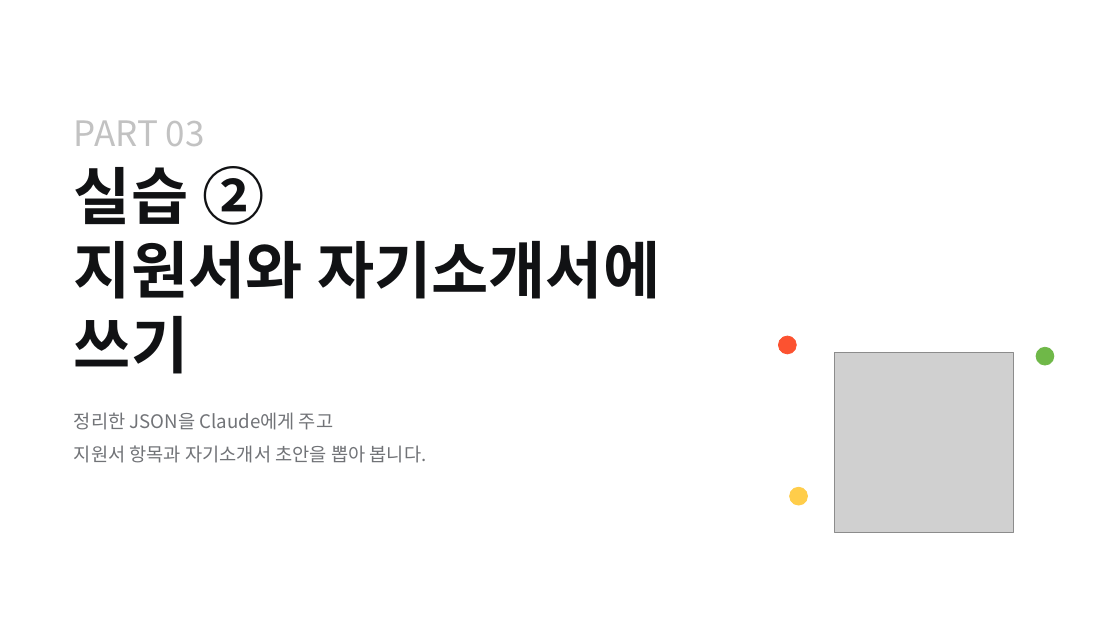
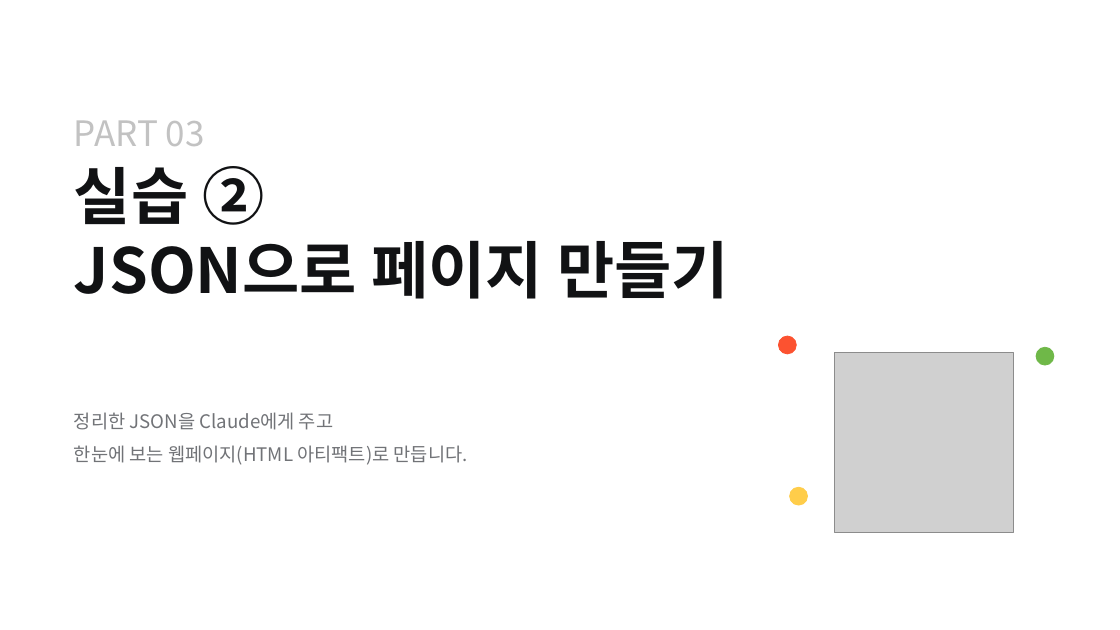
Before and after one commit to pa3757/KPX_knewdeal, a slide deck: slide 16 of instructor/특별실습_Claude_이력JSON.pptx. Drawn at 1120x630 pixels with LibreOffice and Linux fonts; fonts in the diff are those of the drawing; grey boxes stand for pictures; background and template pictures are left out. Boxes give left, top, right and bottom in pixels: in the first picture for what was removed or moved away, otherwise in the second. Text is boxed around its words. In the diff, an @@ line names an element or a change of style, - is before the commit and + after.

```diff
--- a/instructor/특별실습_Claude_이력JSON.pptx
+++ b/instructor/특별실습_Claude_이력JSON.pptx
@@ title at <box>74,240,729,299</box>: text changed @@
-지원서와 자기소개서에 쓰기
+JSON으로 페이지 만들기
@@ text at <box>74,445,468,465</box>: text changed @@
-지원서 항목과 자기소개서 초안을 뽑아 봅니다.
+한눈에 보는 웹페이지(HTML 아티팩트)로 만듭니다.
```
Also in this commit, not shown: 8 other slides changed, 3 slides added, 35 other files.
